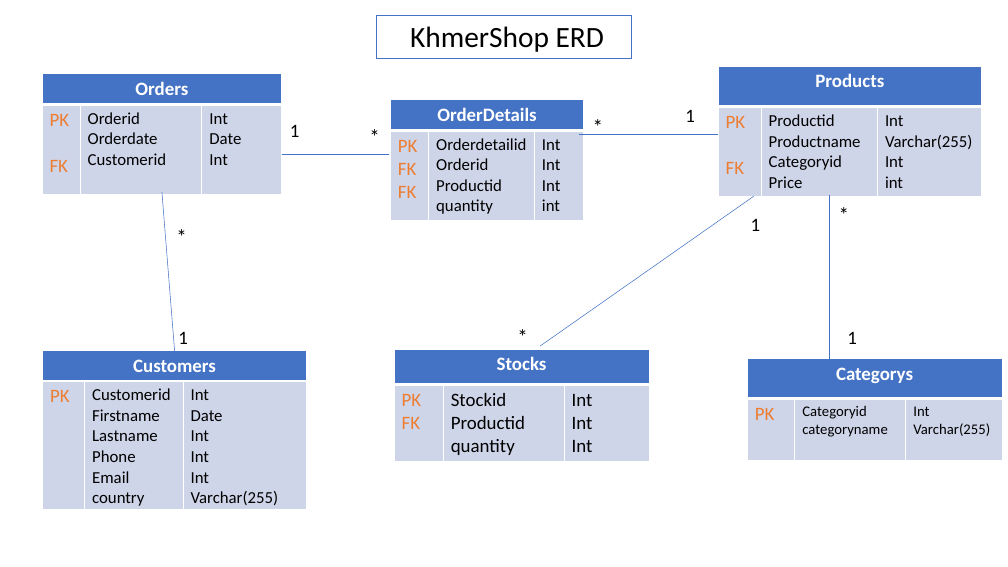
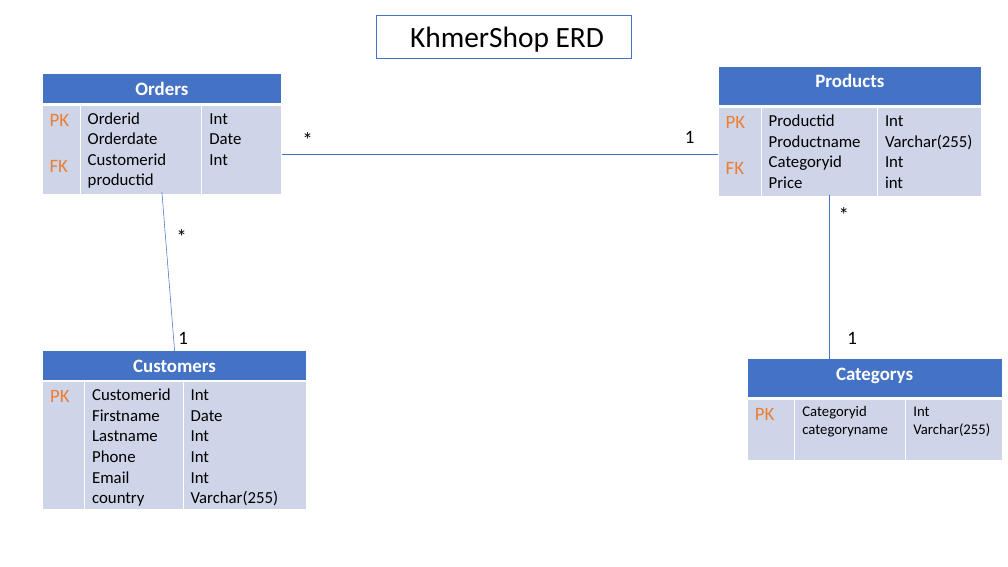
Before and after one commit to CHANTHY-THA/PHP-With-DB-project, a slide deck: slide 1 of RED.pptx. Drawn at 1008x567 pixels with LibreOffice and Linux fonts; fonts in the diff are those of the drawing. Boxes give left, top, right and bottom in pixels: in the first picture for what was removed or moved away, otherwise in the second. Text is boxed around its words. In the diff, an @@ line names an element or a change of style, - is before the commit and + after.

```diff
--- a/RED.pptx
+++ b/RED.pptx
@@ table at [42, 73, 283, 192] @@
-row 2, column 2: Orderid / Orderdate / Customerid
+row 2, column 2: Orderid / Orderdate / Customerid / productid
@@ table removed at [390, 100, 584, 219], 2 rows, 3 columns @@
-OrderDetails |  | 
-PK / FK / FK | Orderdetailid / Orderid / Productid / quantity | Int / Int / Int / int
@@ text removed at [585, 110, 626, 144] @@
-*
@@ text removed at [685, 110, 695, 122] @@
-1
@@ text "*": place and size @@
-text "*" at [362, 120, 403, 154]
+text "*" at [295, 123, 336, 156]
@@ line removed from (718, 135) to (579, 135) @@
@@ text "1": place and size @@
-text "1" at [290, 124, 300, 137]
+text "1" at [685, 130, 695, 143]
@@ line moved from (389, 154) - (282, 154) to (718, 154) - (282, 154) @@
@@ line removed from (754, 196) to (540, 346) @@
@@ text removed at [751, 219, 761, 231] @@
-1
@@ text removed at [510, 319, 551, 352] @@
-*
@@ table removed at [394, 349, 649, 461], 2 rows, 3 columns @@
-Stocks |  | 
-PK / FK | Stockid / Productid / quantity | Int / Int / Int
```
Also in this commit, not shown: 22 other files.
